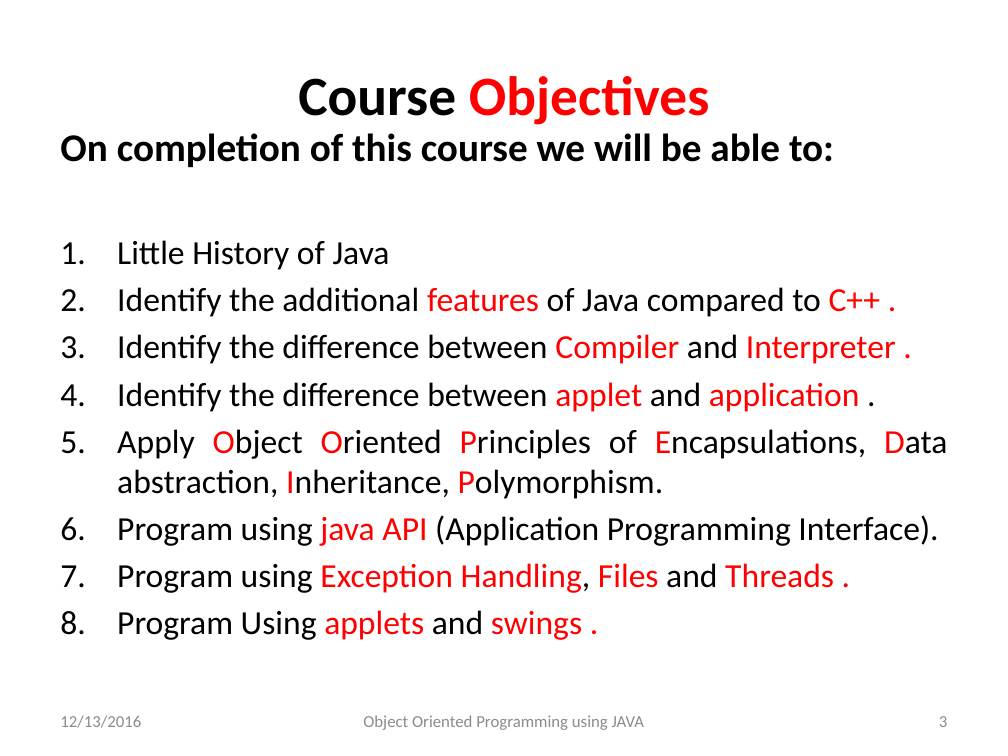
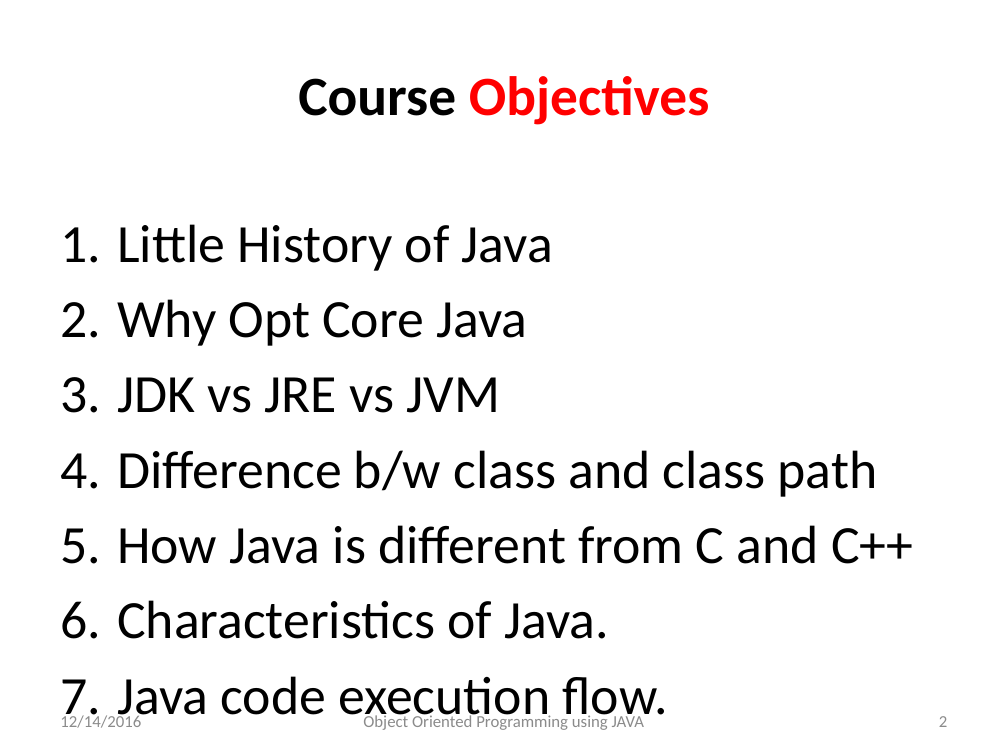
Before and after one commit to kchhipa4u/core-java-step-by-step, a slide deck: slide 2 of src/week01/introduction/introductiontojava.pptx (slide 3 before the commit). Drawn at 1008x756 pixels with LibreOffice and Linux fonts; fonts in the diff are those of the drawing. Boxes give left, top, right and bottom in pixels: in the first picture for what was removed or moved away, otherwise in the second. Text is boxed around its words. In the diff, an @@ line names an element or a change of style, - is before the commit and + after.

Commit message:
Path and Classpath

```diff
--- a/src/week01/introduction/introductiontojava.pptx
+++ b/src/week01/introduction/introductiontojava.pptx
@@ text at [60, 133, 834, 167]: paragraph removed @@
-On completion of this course we will be able to:
@@ text at [117, 224, 553, 271]: size 24 to 38.4 pt in "Little History of Java"; more space between paragraphs @@
@@ text at [117, 299, 914, 727]: text changed; size 24 to 38.4 pt @@
-2. Identify the additional features of Java compared to C++ .
-3. Identify the difference between Compiler and Interpreter .
-4. Identify the difference between applet and application .
-5. Apply Object Oriented Principles of Encapsulations, Data abstraction, Inheritance, Polymorphism.
-6. Program using java API (Application Programming Interface).
-7. Program using Exception Handling, Files and Threads .
-8. Program Using applets and swings .
+2. Why Opt Core Java
+3. JDK vs JRE vs JVM
+4. Difference b/w class and class path
+5. How Java is different from C and C++
+6. Characteristics of Java.
+7. Java code execution flow.
@@ text at [60, 714, 141, 728]: text changed @@
-12/13/2016
+12/14/2016
@@ page number at [939, 716, 947, 727]: text changed @@
-3
+2
```
Also in this commit, not shown: 10 other slides changed, 1 slide removed, 1 other file.
